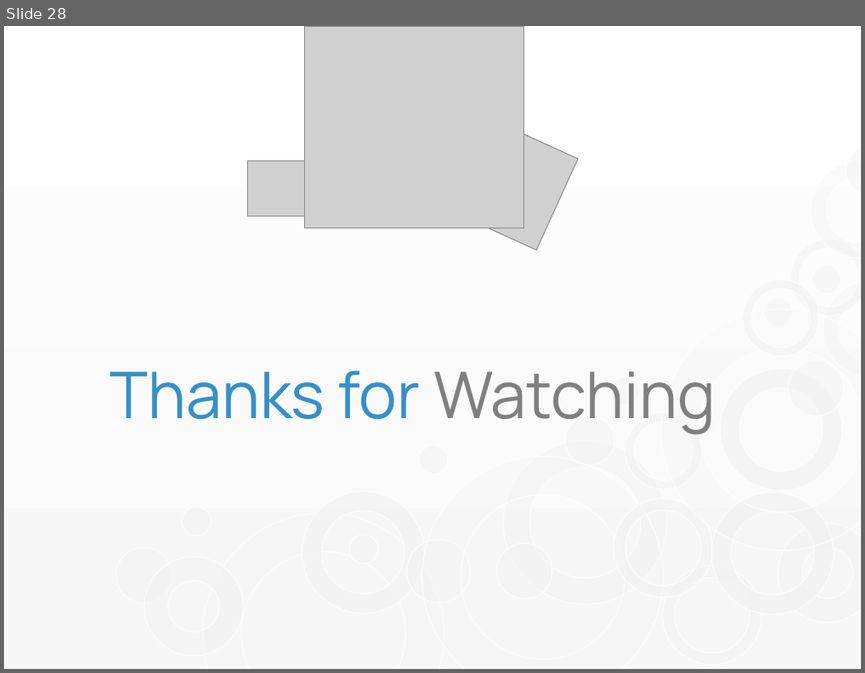
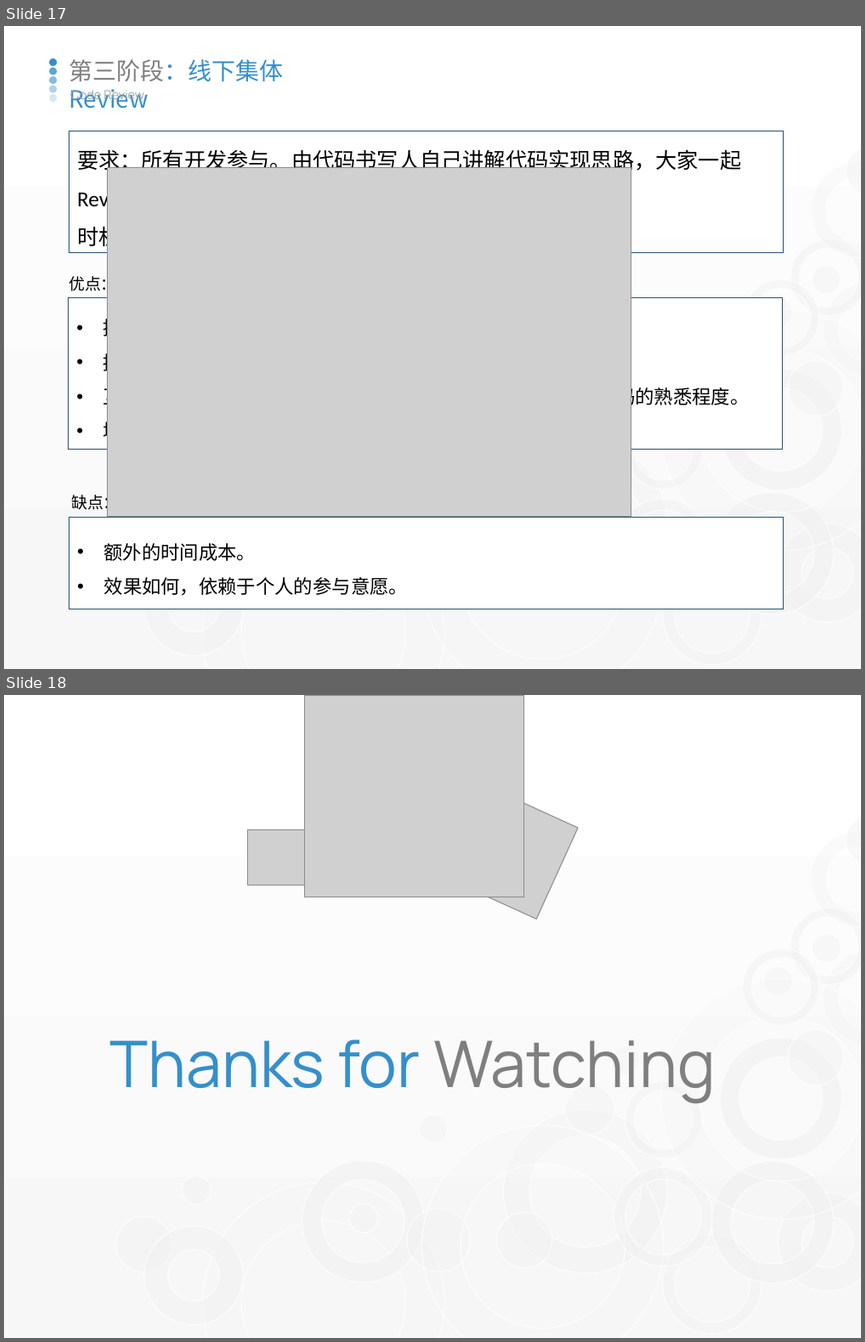
Before and after one commit to watermoonlx/code-review-unit-test, a slide deck: Code Review & Unit Test.pptx. Shown one above the other, each under a label of ours: slide 28 before the commit, slides 17 and 18 after it. The pictures are 865x673 and 865x1342 pixels, drawn with LibreOffice and Linux fonts; fonts in the diff are those of the drawing; grey boxes stand for pictures. Boxes give left, top, right and bottom in pixels: in the first picture for what was removed or moved away, otherwise in the second. Text is boxed around its words. In the diff, an @@ line names an element or a change of style, - is before the commit and + after.

```diff
--- a/Code Review & Unit Test.pptx
+++ b/Code Review & Unit Test.pptx
@@ slide 17 added at [4, 26, 861, 669], background gradient #FFFFFF to #F7F7F7; not listed: 23 template elements that a slide beside it also shows @@
@@ group added at [49, 58, 57, 102]: 5 ellipses @@
@@ text added at [69, 59, 283, 108], 20 pt, text #358FCB @@
+第三阶段：线下集体Review
@@ text added at [70, 89, 144, 103], 10.5 pt, text #A6A6A6 @@
+Code Review
@@ rectangle added at [69, 131, 783, 253], fill #FFFFFF, outline #27506E 0.75 pt, 18 pt, text #000000 @@
+要求：所有开发参与。由代码书写人自己讲解代码实现思路，大家一起Review，实时提出问题。
+时机：第一次提交Merge Reuqest时。
@@ picture added at [108, 167, 631, 517] @@
@@ text added at [69, 273, 116, 295], 13.5 pt, text #000000 @@
+优点：
@@ rectangle added at [69, 298, 782, 449], fill #FFFFFF, outline #27506E 0.75 pt, 16 pt, text #000000 @@
+• 提高Review效率。
+• 提高沟通效率。
+• 互相了解工作内容，学习工作方法和思路，增强对于业务和代码的熟悉程度。
+• 增强团队技术交流氛围。
@@ text added at [71, 492, 119, 513], 13.5 pt, text #000000 @@
+缺点：
@@ rectangle added at [69, 517, 783, 608], fill #FFFFFF, outline #27506E 0.75 pt, 16 pt, text #000000 @@
+• 额外的时间成本。
+• 效果如何，依赖于个人的参与意愿。
@@ what was slide 28 is now slide 18 @@
```
Also in this commit, not shown: 3 slides changed, 11 other slides added, 22 slides removed, 7 other files.
